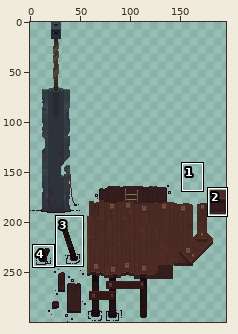
Two versions of one sprite sheet, Ladda ner först hora/sprites/dock/layers/4c15bc97-6e6a-4c6c-81a6-60858c6c769b/7896b3e5-cfac-45a8-b5ad-0dbb3570ca21.png. Above: a wide view before the commit, with the close-up outlined.
Close-up. First the earlier version:
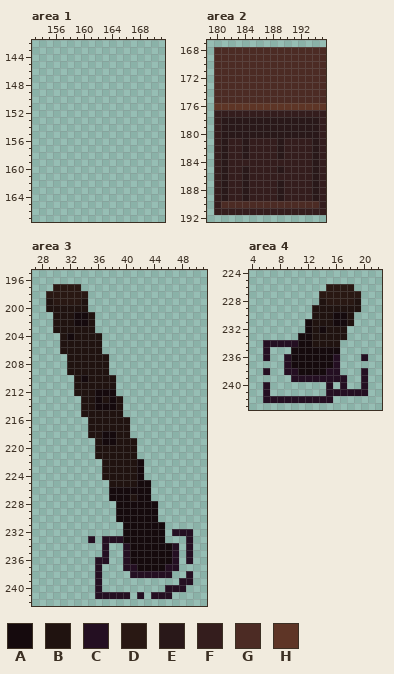
The file is 196x300 pixels. Colours within 5 levels of each other are drawn and written as one. Shown: area 1: x 153..171, y 142..167; area 2: x 179..195, y 167..192; area 3: x 27..51, y 195..242; area 4: x 4..22, y 224..243. The commit also changed other parts of the picture, which this record leaves out.
Palette (. is transparent): A #150a0d  B #201310  C #240f22  D #291813  E #291819  F #341d1d  G #4c2b24  H #5e3526
Pixels before, area 2, first column x 180:
168 GGGGGGGGGGGGGGGG
169 GGGGGGGGGGGGGGGG
170 GGGGGGGGGGGGGGGG
171 GGGGGGGGGGGGGGGG
172 GGGGGGGGGGGGGGGG
173 GGGGGGGGGGGGGGGG
174 GGGGGGGGGGGGGGGG
175 GGGGGGGGGGGGGGGG
176 HHHHHHHHHHHHHHHH
177 FFFFFFFFFFFFFFFF
178 FEEEEEEEEEEEEEEF
179 FEEEEEEEEEEEEEEF
180 FEEEEEEEEEEEEEEF
181 FEFFEFFFFEFFFFEF
182 FEFFEFFFFEFFFFEF
183 FEFFEFFFFEFFFFEF
184 FEFFFFFFFFFFFFEF
185 FEFFEFFFFEFFFFEF
186 FEFFEFFFFFFFFFEF
187 FEFFEFFFFEFFFFEF
188 FEFFEFFFFEFFFFEF
189 FEFFEFFFFEFFFFEF
190 FGGGGGGGGGGGGGGF
191 FFFFFFFFFFFFFFFF
Pixels before, area 3, first column x 29:
197 .DDDD................
198 DDDDDD...............
199 BDDDDB...............
200 BBBBBB...............
201 .BBBAAB..............
202 .BBBAAB..............
203 .BBBBBB..............
204 ..BABBBB.............
205 ..BBBBBB.............
206 ..BBBBBB.............
207 ...BBBBBB............
208 ...BBBBBB............
209 ...BBBBBB............
210 ....BABBBB...........
211 ....BBBBBB...........
212 ....BBBAAA...........
213 .....BBABAB..........
214 .....BBAAAB..........
215 .....BBBBBB..........
216 ......BBBBBB.........
217 ......BBBBBB.........
218 ......BBAABB.........
219 .......BAABBB........
220 .......BBBBBB........
221 .......BBBBBB........
222 ........BBBBBA.......
223 ........BBBBBA.......
224 ........BBBBBA.......
225 .........BBBBAA......
226 .........AAAAAA......
227 .........AAABAA......
228 ..........AAAAAA.....
229 ..........AAAAAA.....
230 ..........AAAAAA.....
231 ...........AAAAAA....
232 ...........AAAAAA.CCC
233 ......C.CCCAAAAAA...C
234 ........C..CAAAAAAC.C
235 ........C..CAAAAAAC.C
236 .......CC..CAAAAAAC.C
237 .......C...CCAAAACC..
238 .......C....CCCCCC..C
239 .......C...........CC
240 .......C.........CCC.
241 .......CCCCC.C.CCC...
Pixels before, area 4, first column x 6:
226 .........DDDD..
227 ........DDDDDD.
228 ........BDDDDB.
229 .......BBBBBBB.
230 .......BBBAAB..
231 ......ABBBAAB..
232 ......ABABBB...
233 .....AABBBBB...
234 CCCCCAABBBB....
235 C...AAAAAAA....
236 C..CAAAAAAC...C
237 ...CAAAAAAC....
238 C..CCAAAACC...C
239 ....CCCCCCCC..C
240 C........C.C..C
241 C........CCCCCC
242 CCCCCCCCCC.....
After:
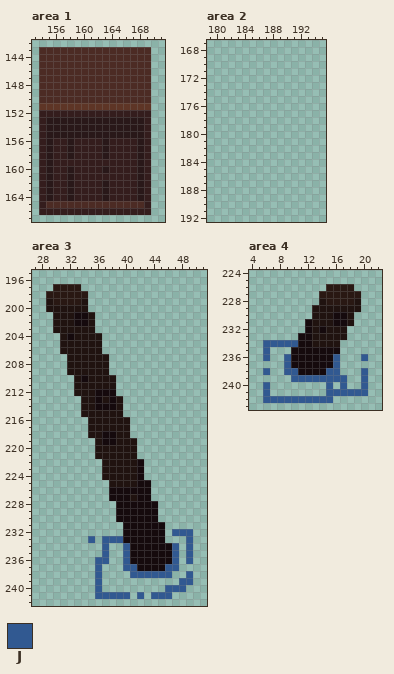
Colours new in this view: J #315991
Diff:
Area 1:
y 143..150: x 154..169 ................ -> GGGGGGGGGGGGGGGG
y 151: x 154..169 ................ -> HHHHHHHHHHHHHHHH
y 152: x 154..169 ................ -> FFFFFFFFFFFFFFFF
y 153..155: x 154..169 ................ -> FEEEEEEEEEEEEEEF
y 156..158: x 154..169 ................ -> FEFFEFFFFEFFFFEF
y 159: x 154..169 ................ -> FEFFFFFFFFFFFFEF
y 160: x 154..169 ................ -> FEFFEFFFFEFFFFEF
y 161: x 154..169 ................ -> FEFFEFFFFFFFFFEF
y 162..164: x 154..169 ................ -> FEFFEFFFFEFFFFEF
y 165: x 154..169 ................ -> FGGGGGGGGGGGGGGF
y 166: x 154..169 ................ -> FFFFFFFFFFFFFFFF
Area 2:
y 168..175: x 180..195 GGGGGGGGGGGGGGGG -> ................
y 176: x 180..195 HHHHHHHHHHHHHHHH -> ................
y 177: x 180..195 FFFFFFFFFFFFFFFF -> ................
y 178..180: x 180..195 FEEEEEEEEEEEEEEF -> ................
y 181..183: x 180..195 FEFFEFFFFEFFFFEF -> ................
y 184: x 180..195 FEFFFFFFFFFFFFEF -> ................
y 185: x 180..195 FEFFEFFFFEFFFFEF -> ................
y 186: x 180..195 FEFFEFFFFFFFFFEF -> ................
y 187..189: x 180..195 FEFFEFFFFEFFFFEF -> ................
y 190: x 180..195 FGGGGGGGGGGGGGGF -> ................
y 191: x 180..195 FFFFFFFFFFFFFFFF -> ................
Area 3:
y 232: x 47..49 CCC -> JJJ
y 233: x 35 C -> J; x 37..39 CCC -> JJJ; x 49 C -> J
y 234..235: x 37 C -> J; x 40 C -> J; x 47 C -> J; x 49 C -> J
y 236: x 36..37 CC -> JJ; x 40 C -> J; x 47 C -> J; x 49 C -> J
y 237: x 36 C -> J; x 40..41 CC -> JJ; x 46..47 CC -> JJ
y 238: x 36 C -> J; x 41..46 CCCCCC -> JJJJJJ; x 49 C -> J
y 239: x 36 C -> J; x 48..49 CC -> JJ
y 240: x 36 C -> J; x 46..48 CCC -> JJJ
y 241: x 36..40 CCCCC -> JJJJJ; x 42 C -> J; x 44..46 CCC -> JJJ
Area 4:
y 234: x 6..10 CCCCC -> JJJJJ
y 235: x 6 C -> J
y 236: x 6 C -> J; x 9 C -> J; x 16 C -> J; x 20 C -> J
y 237: x 9 C -> J; x 16 C -> J
y 238: x 6 C -> J; x 9..10 CC -> JJ; x 15..16 CC -> JJ; x 20 C -> J
y 239: x 10..17 CCCCCCCC -> JJJJJJJJ; x 20 C -> J
y 240: x 6 C -> J; x 15 C -> J; x 17 C -> J; x 20 C -> J
y 241: x 6 C -> J; x 15..20 CCCCCC -> JJJJJJ
y 242: x 6..15 CCCCCCCCCC -> JJJJJJJJJJ
Where, in picture pixels (left, top, right, bottom), the same in both close-ups:
added: (39, 47, 151, 215)
erased: (214, 47, 326, 215)
changed: (88, 529, 193, 599)
changed: (263, 340, 368, 403)
